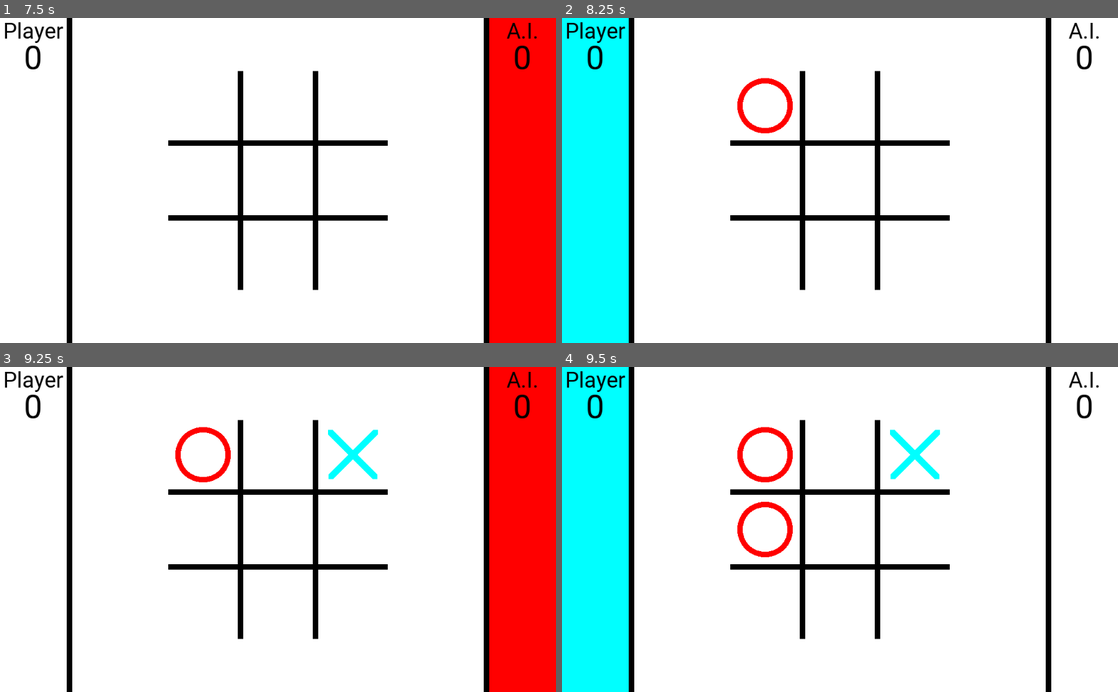
Above: before the commit, frames 1-4 (two rows, left to right).
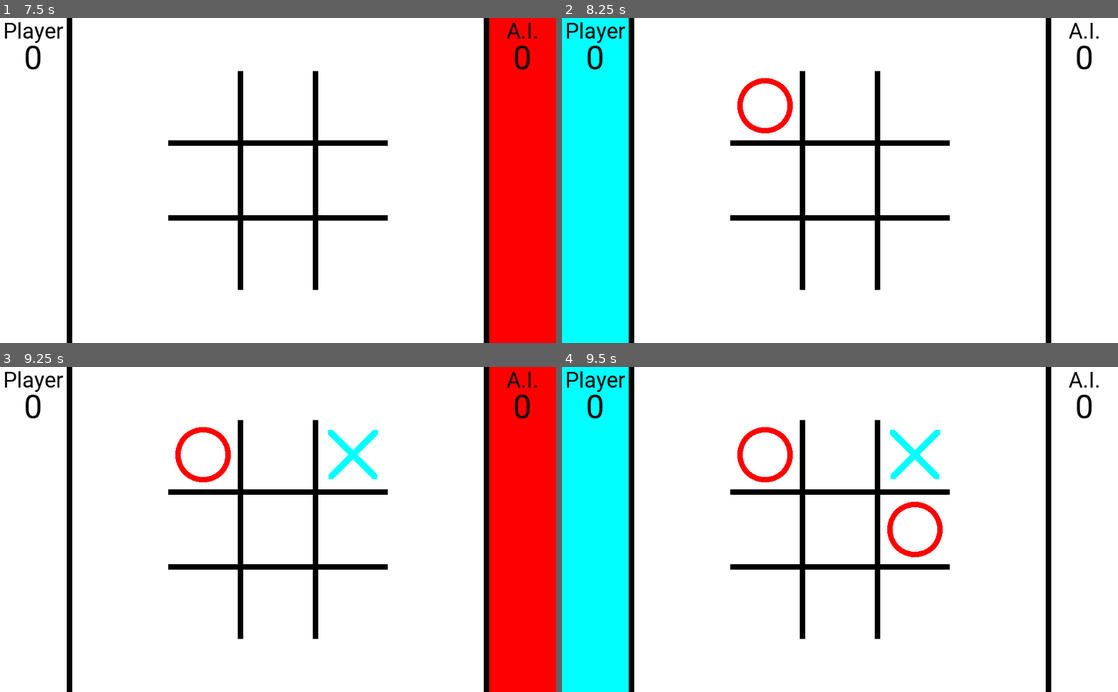
Above: after the commit, the same moments.

Repository: MGon025/CPSC481_Project
Game: Godot game, scene res://Board.tscn
The game is run twice, just before and just after one commit, with the same random seed, the same clock (stepped at 60 frames per second) and the same inputs.
Inputs (mouse positions are in pixels of both pictures, inside the frame that each line leads up to):
- Up to frame 1 (7.5 s): tap Enter at 0.5, 2.75, 4.25 s; move the mouse to (205, 105) at 0.52 s; click (205, 105) at 0.67 s; tap Space at 1.25, 3.5, 5 s; move the mouse to (278, 105) at 1.27 s; click (278, 105) at 1.42 s; move the mouse to (350, 105) at 2.02 s; click (350, 105) at 2.17 s; move the mouse to (205, 180) at 2.77 s; click (205, 180) at 2.92 s; move the mouse to (278, 180) at 3.52 s; click (278, 180) at 3.67 s; move the mouse to (350, 180) at 4.27 s; click (350, 180) at 4.42 s; move the mouse to (205, 255) at 5.02 s; click (205, 255) at 5.17 s; move the mouse to (278, 255) at 5.77 s; click (278, 255) at 5.92 s; move the mouse to (350, 255) at 6.52 s; click (350, 255) at 6.67 s; move the mouse to (166, 196) at 7.27 s; click (166, 196) at 7.42 s
- Up to frame 2 (8.25 s): move the mouse to (895, 109) at 8.02 s; click (895, 109) at 8.17 s
- Up to frame 3 (9.25 s): move the mouse to (250, 594) at 8.77 s; click (250, 594) at 8.92 s
- Up to frame 4 (9.5 s): no input

Frames 1-3 are identical in both runs. In frame 4, 1.0% of the frame differs, in the area x 31-69%, y 41-59%.

Commit message:
fixed ai for player first

Diff:
--- a/board.gd
+++ b/board.gd
@@ -158,14 +158,14 @@
 func _move_ai():
 	if not player1_turn and not $Pause.visible:
 		print("P1 = ", p1_str, "\nP2 = ", p2_str)
-		var best_move = yield(find_best_move(tiles, -1), "completed")
+		var best_move = yield(find_best_move(), "completed")
 		$GameStart/Timer.start(1.0)
 		yield($GameStart/Timer, "timeout")
 		tiles[best_move].toggle_tile()
 
 
 func _check_win():
-	var current_board = make_duplicate(tiles)
+	var current_board = make_duplicate()
 	if(current_board[0] == current_board[1] and current_board[1] == current_board[2] and current_board[2] != "_"):
 		_pause = _game_won(!player1_turn,0,2)
 	elif(current_board[3] == current_board[4] and current_board[4] == current_board[5] and current_board[5] != "_"):
@@ -186,8 +186,9 @@
 		_pause = _game_draw()
 	yield(get_tree(), "idle_frame")
 
-func make_duplicate(board):
-	var duplicate = ["_", "_", "_","_","_","_","_","_","_"]
+func make_duplicate():
+	#create a duplicate array thats easier to work with
+	var duplicate = ["_","_","_","_","_","_","_","_","_"]
 	for i in tiles.size():
 		if tiles[i].get_node("X").visible == true:
 			duplicate[i] = "X"
@@ -197,82 +198,100 @@
 			duplicate[i] = "_"
 	return duplicate
 
-
-func get_empty(board):
-	var empty = []
-	for i in range(0,board.size()):
+func evaluate_winner(player,board):
+	#if player is "X" or "O" return true if player is winning false for no win
+	if board[0] == board[1] and board[0] == board[2] and board[0] == player:
+		return true
+	elif(board[3] == board[4] and board[3] == board[5] and board[3] == player):
+		return true
+	elif(board[6] == board[7] and board[6] == board[8] and board[6] == player):
+		return true
+	elif(board[0] == board[3] and board[0] == board[6] and board[0] == player):
+		return true
+	elif(board[1] == board[4] and board[1] == board[7] and board[1] == player):
+		return true
+	elif(board[2] == board[5] and board[2] == board[8] and board[2] == player):
+		return true
+	elif(board[0] == board[4] and board[0] == board[8] and board[0] == player):
+		return true
+	elif(board[6] == board[4] and board[6] == board[2] and board[6] == player):
+		return true
+	else:
+		return false
+
+func is_draw(board):
+	#return true is draw false otherwise
+	for i in board.size():
 		if board[i] == "_":
-			empty.append(i)
-	return empty
-
-func check_winner(board,player):
-	if evaluate(board,player) != null:
-		return true
-	for i in board:
-		if i == "_":
 			return false
 	return true
 
-func evaluate(board,player):
-	if ((board[0] == player and board[1] == player and board[2] == player) or
-	(board[3] == player and board[4] == player and board[5] == player) or
-	(board[6] == player and board[7] == player and board[8] == player) or
-	(board[0] == player and board[3] == player and board[6] == player) or
-	(board[1] == player and board[4] == player and board[7] == player) or
-	(board[2] == player and board[5] == player and board[8] == player) or
-	(board[0] == player and board[4] == player and board[8] == player) or
-	(board[2] == player and board[4] == player and board[6] == player)):
-		return player
+func minimax(board,depth,isMax):
+	#get value if maximizer wins
+	if evaluate_winner("X",board):
+		return 10
+	#get value if minimizer wins
+	elif evaluate_winner("O",board):
+		return -10
+	#if draw no score
+	elif is_draw(board):
+		return 0
+
+	#if maximizer
+	if isMax:
+		#arbitrary low score
+		var best_score = -9999
+		#for all empty spaces on the board
+		for i in board.size():
+			if board[i] == "_":
+				#get value of every possible move
+				board[i] = "X"
+				#recursively call with more depth
+				var score = minimax(board,depth+1,false)
+				#reset board
+				board[i] = "_"
+				#return the final score that is greater
+				if score > best_score:
+					best_score = score
+		return best_score
+	#if minimizer
 	else:
-		return null
-
-
-func minimax(board,depth,player):
-	var empty = get_empty(board)
-	if depth == 0 or check_winner(board,player):
-		if evaluate(board,player) == "O":
-			return 0
-		elif evaluate(board,player) == "X":
-			return 100
-		else:
-			return 50
-	elif player == "X":
-		var best_val = 0
-		for i in empty:
-			board[i] = player
-			var move_val = minimax(board,depth-1,"O")
-			board[i] = "_"
-			best_val = max(best_val,move_val)
-		return best_val
-	elif player == "O":
-		var best_val = 100
-		for i in empty:
-			board[i] = player
-			var move_val = minimax(board,depth-1,"X")
-			board[i] = "_"
-			best_val = min(best_val,move_val)
-		return best_val
-
-func find_best_move(board,depth):
-	var new_board = make_duplicate(board)
-	var best_val = 40
-	var board_choice = []
-	var available = get_empty(new_board)
-	var player = "X"
-	for move in available:
-		new_board[move] = player
-		var move_val = minimax(new_board,depth-1,"O")
-		new_board[move] = "_"
-		if move_val > best_val:
-			board_choice = [move]
-			break
-		elif move_val == best_val:
-			board_choice.append(move)
-	if board_choice.size() > 0:
-		var random:int = randi() % board_choice.size()
-		yield(get_tree(), "idle_frame")
-		return board_choice[random]
-	else:
-		var random:int = randi() % available.size()
-		yield(get_tree(), "idle_frame")
-		return available[random]
+		#arbitrary high score
+		var best_score = 9999
+		#for all empty spaces on the board
+		for i in board.size():
+			if board[i] == "_":
+				#get value of every possible move
+				board[i] = "O"
+				#recursively call with more depth
+				var score = minimax(board,depth+1,true)
+				#reset board
+				board[i] = "_"
+				#return the final score that is greater
+				if score < best_score:
+					best_score = score
+		return best_score
+
+
+func find_best_move():
+	#make a easier to work with board
+	var new_board = make_duplicate()
+	#arbitrary score
+	var best_move = -9999
+	var move  = 0
+	var human
+	var ai
+	#for all empty spaces
+	for i in new_board.size():
+		if new_board[i] == "_":
+			new_board[i] = "X"
+			#get score
+			var score  = minimax(new_board,0,false)
+			#reset board
+			new_board[i] = "_"
+			#if score is better return that position of the board
+			if score > best_move:
+				best_move = score
+				move = i
+	yield(get_tree(),"idle_frame")
+	return move
